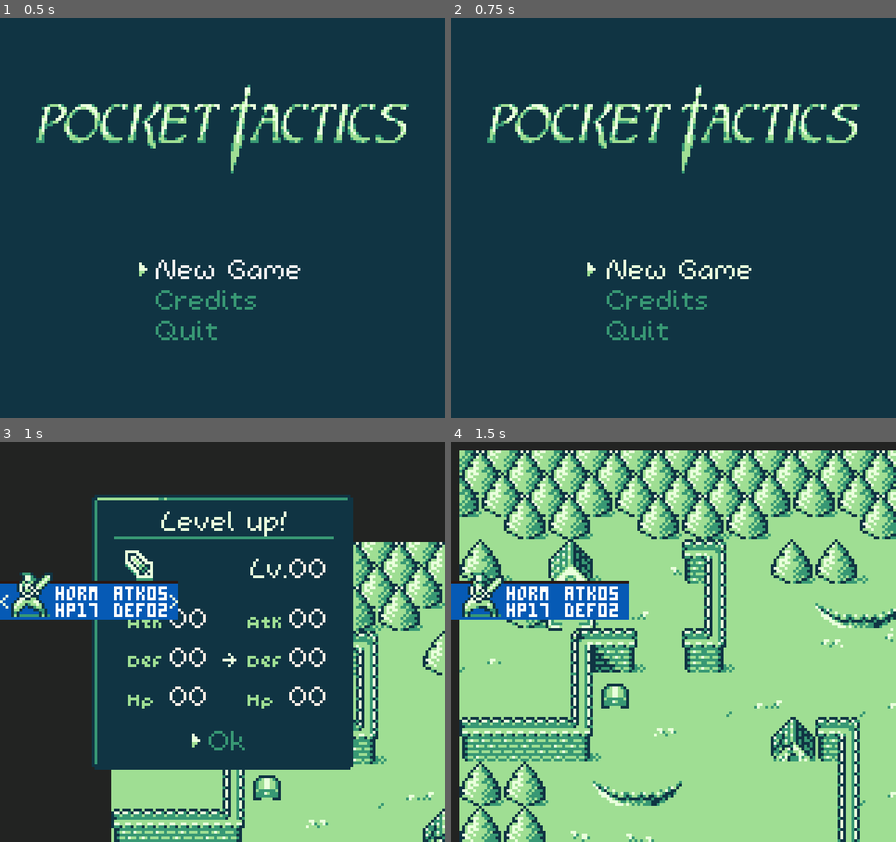
Above: before the commit, frames 1-4 (two rows, left to right).
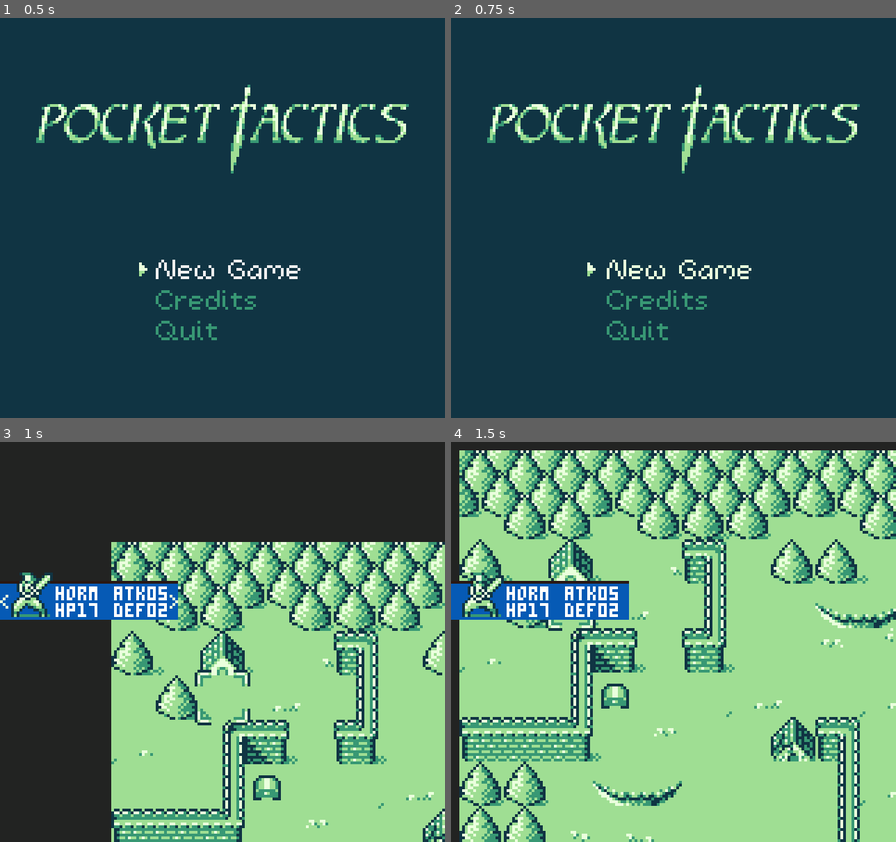
Above: after the commit, the same moments.

Repository: kevinlights/titan_tactics
Game: Godot game, scene res://scenes/landing.tscn
Two runs of this game, one before a commit and one after it. Both use one fixed random seed, a clock stepped at 60 frames per second and the inputs below.
Inputs (mouse positions are in pixels of both pictures, inside the frame that each line leads up to):
- Up to frame 1 (0.5 s): no input
- Up to frame 2 (0.75 s): click "New Game" at 0.5 s
- Up to frame 3 (1 s): no input
- Up to frame 4 (1.5 s): click (677, 738) at 1.25 s, where only the run before the commit has a clickable "Ok"

Frames 1-2 are identical in both runs. In frame 3, 35% of the frame differs, in the area x 20-80%, y 13-82%; in frame 4, nothing differs.
Error in both runs: Attempt to call function 'grab_focus' in base 'null instance' on a null instance. (res://scripts/gui/action_menu.gd:34)

Commit message:
styling fixes

Diff:
--- a/scenes/gui.tscn
+++ b/scenes/gui.tscn
@@ -716,8 +716,10 @@
 
 [node name="weaponswap" type="Control" parent="."]
 visible = false
-margin_right = 40.0
-margin_bottom = 40.0
+margin_left = 32.0
+margin_top = 39.0
+margin_right = 72.0
+margin_bottom = 79.0
 script = ExtResource( 17 )
 __meta__ = {
 "_edit_use_anchors_": false
@@ -730,26 +732,26 @@
 region_rect = Rect2( 0, 0, 94, 67 )
 
 [node name="weapon_sprite1" type="Sprite" parent="weaponswap"]
-position = Vector2( 12.8742, 28.2234 )
+position = Vector2( 13.8742, 28.2234 )
 texture = ExtResource( 9 )
 vframes = 16
 hframes = 16
 frame = 32
 
 [node name="weapon_sprite2" type="Sprite" parent="weaponswap"]
-position = Vector2( 58.7985, 28.4273 )
+position = Vector2( 59.7985, 28.4273 )
 texture = ExtResource( 9 )
 vframes = 16
 hframes = 16
 frame = 32
 
 [node name="text" type="Label" parent="weaponswap"]
-margin_left = 16.274
-margin_top = 3.0
-margin_right = 75.274
-margin_bottom = 12.0
+margin_left = 7.0
+margin_top = -1.0
+margin_right = 89.0
+margin_bottom = 16.0
 theme = ExtResource( 22 )
-custom_colors/font_color = Color( 1, 0.945098, 0.909804, 1 )
+custom_colors/font_color = Color( 0.917647, 1, 0.866667, 1 )
 text = "Switch weapon?"
 align = 1
 valign = 1
@@ -759,36 +761,36 @@
 }
 
 [node name="new_stat" type="Label" parent="weaponswap"]
-margin_left = 71.3431
-margin_top = 28.9805
-margin_right = 127.343
-margin_bottom = 42.9805
+margin_left = 68.0
+margin_top = 29.0
+margin_right = 86.0
+margin_bottom = 43.0
 theme = ExtResource( 22 )
-custom_colors/font_color = Color( 1, 0.945098, 0.909804, 1 )
+custom_colors/font_color = Color( 0.917647, 1, 0.866667, 1 )
 text = "+0"
 __meta__ = {
 "_edit_use_anchors_": false
 }
 
 [node name="current_stat" type="Label" parent="weaponswap"]
-margin_left = 25.343
-margin_top = 28.98
-margin_right = 81.343
-margin_bottom = 42.98
+margin_left = 22.0
+margin_top = 29.0
+margin_right = 45.0
+margin_bottom = 43.0
 theme = ExtResource( 22 )
-custom_colors/font_color = Color( 1, 0.945098, 0.909804, 1 )
+custom_colors/font_color = Color( 0.917647, 1, 0.866667, 1 )
 text = "+0"
 __meta__ = {
 "_edit_use_anchors_": false
 }
 
 [node name="no" type="Label" parent="weaponswap"]
-margin_left = 25.0
-margin_top = 52.0
-margin_right = 70.0
-margin_bottom = 66.0
+margin_left = 30.0
+margin_top = 55.0
+margin_right = 75.0
+margin_bottom = 69.0
 theme = ExtResource( 22 )
-custom_colors/font_color = Color( 0.160784, 0.678431, 1, 1 )
+custom_colors/font_color = Color( 0.219608, 0.596078, 0.454902, 1 )
 text = "Cancel"
 __meta__ = {
 "_edit_use_anchors_": false
@@ -796,7 +798,7 @@
 
 [node name="focus" type="AnimatedSprite" parent="weaponswap/no"]
 visible = false
-position = Vector2( -1.5922, -11.0781 )
+position = Vector2( 0.407799, -11.0781 )
 frames = SubResource( 15 )
 playing = true
 centered = false
@@ -804,12 +806,12 @@
 script = ExtResource( 24 )
 
 [node name="yes" type="Label" parent="weaponswap"]
-margin_left = 25.0
-margin_top = 40.0
-margin_right = 84.0
-margin_bottom = 54.0
+margin_left = 30.0
+margin_top = 44.0
+margin_right = 89.0
+margin_bottom = 58.0
 theme = ExtResource( 22 )
-custom_colors/font_color = Color( 1, 0.945098, 0.909804, 1 )
+custom_colors/font_color = Color( 0.219608, 0.596078, 0.454902, 1 )
 text = "Switch"
 __meta__ = {
 "_edit_use_anchors_": false
@@ -817,7 +819,7 @@
 
 [node name="focus" type="AnimatedSprite" parent="weaponswap/yes"]
 visible = false
-position = Vector2( -2, 0 )
+position = Vector2( 0, 1 )
 frames = SubResource( 15 )
 playing = true
 centered = false
@@ -825,11 +827,12 @@
 script = ExtResource( 24 )
 
 [node name="arrow" type="AnimatedSprite" parent="weaponswap"]
-position = Vector2( 46.6813, 27.1062 )
+position = Vector2( 44.6813, 29.1062 )
 frames = SubResource( 18 )
 playing = true
 
 [node name="lvlup" type="Control" parent="."]
+visible = false
 margin_left = 33.0
 margin_top = 20.0
 margin_right = 73.0
